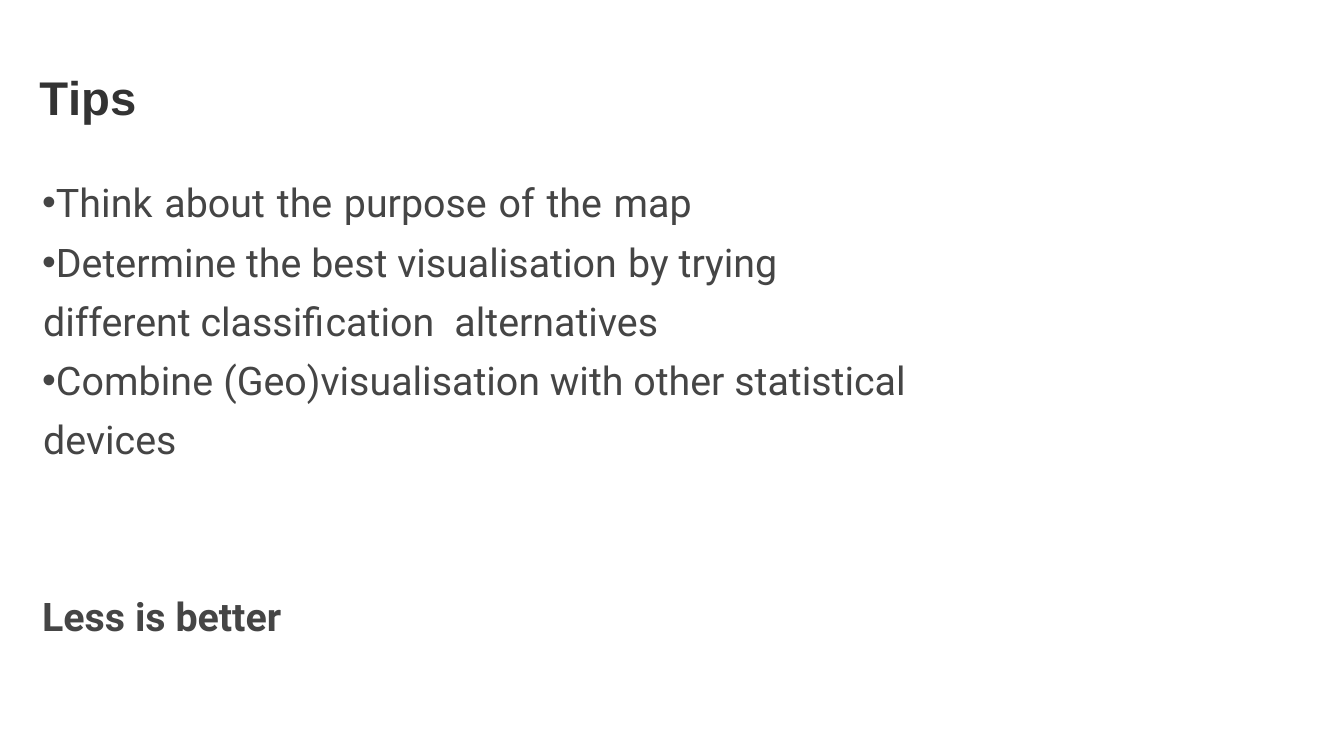
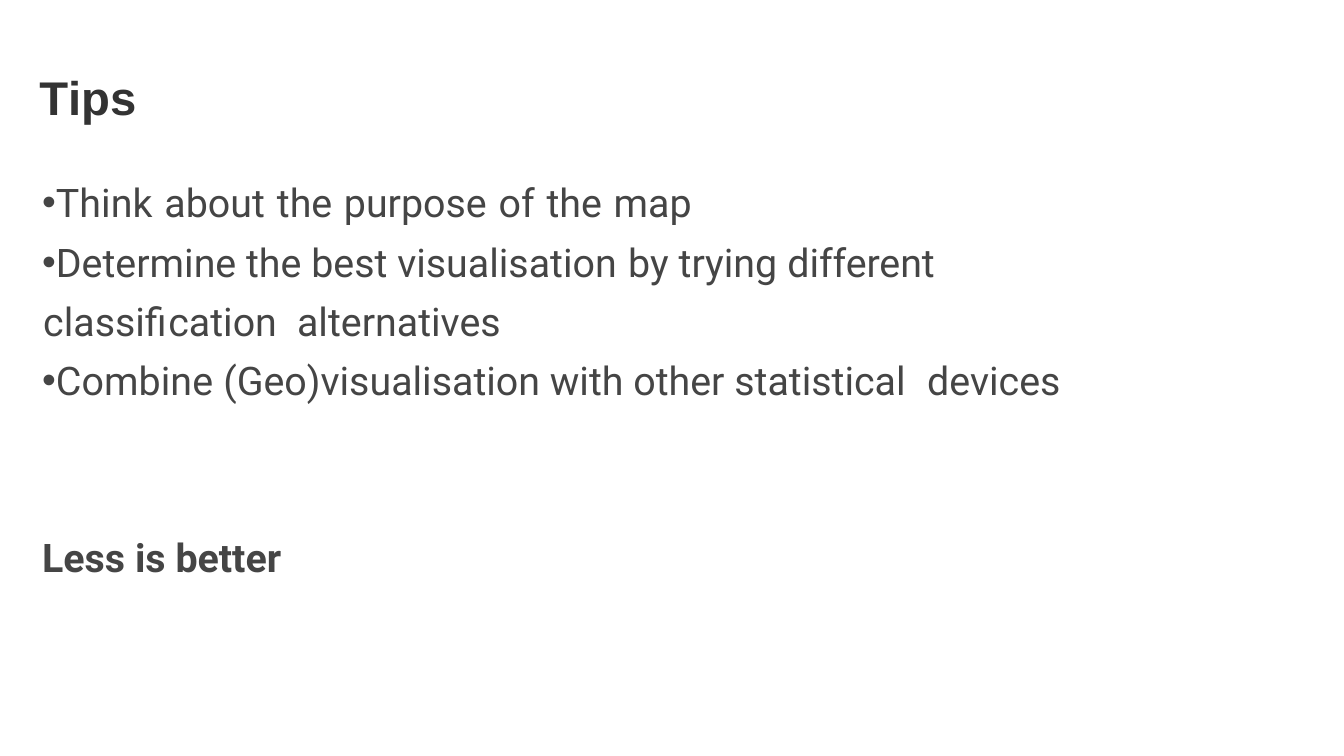
Before and after one commit to GDSL-UL/wma, a slide deck: slide 37 of lectures/w02_staticMaps.pptx. Drawn at 1344x756 pixels with LibreOffice and Linux fonts; fonts in the diff are those of the drawing. Boxes give left, top, right and bottom in pixels: in the first picture for what was removed or moved away, otherwise in the second. Text is boxed around its words. In the diff, an @@ line names an element or a change of style, - is before the commit and + after.

```diff
--- a/lectures/w02_staticMaps.pptx
+++ b/lectures/w02_staticMaps.pptx
@@ text "Think about the purpose of ..." rewrapped from <box>42,187,905,632</box> to <box>42,187,1060,573</box> @@
```
Also in this commit, not shown: 6 other slides changed.
